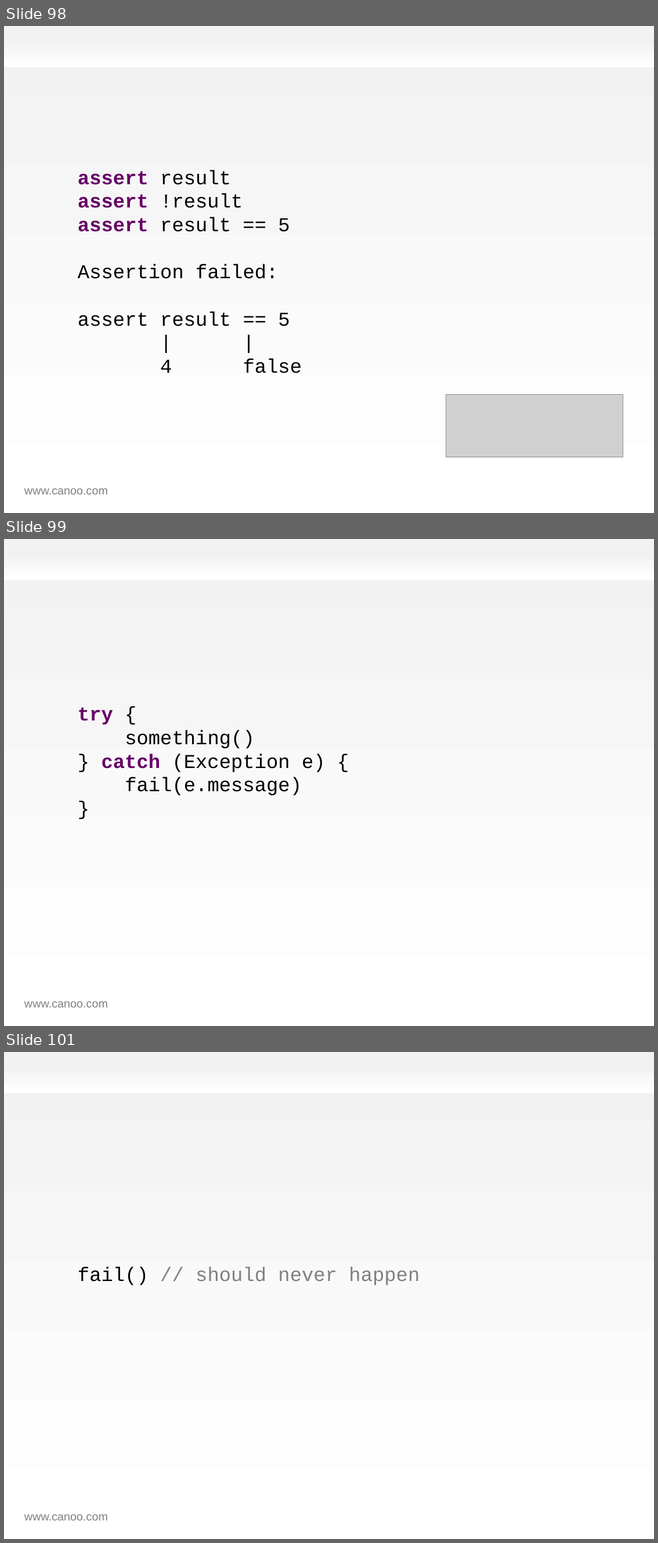
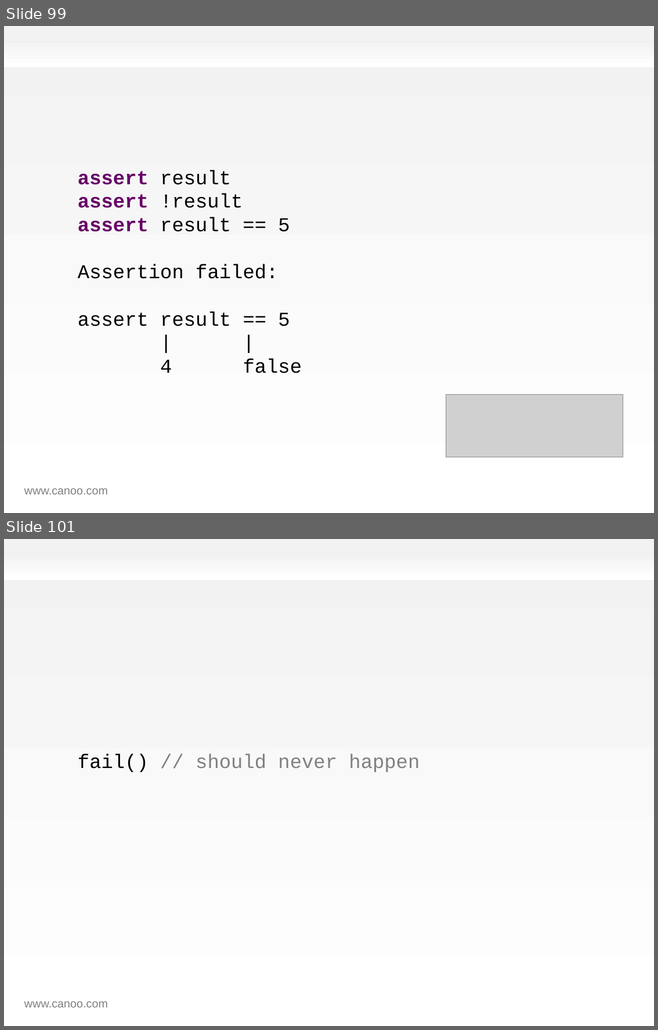
Before and after one commit to HamletDRC/presentations, a slide deck: effectivegroovy/effectivegroovy.odp. Shown one above the other, each under a label of ours: slides 98, 99 and 101 before the commit, slides 99 and 101 after it; the slides between them are not shown. The pictures are 658x1543 and 658x1030 pixels, drawn with LibreOffice and Linux fonts; fonts in the diff are those of the drawing; grey boxes stand for pictures; background and template pictures are left out. Boxes give left, top, right and bottom in pixels: in the first picture for what was removed or moved away, otherwise in the second. Text is boxed around its words. In the diff, an @@ line names an element or a change of style, - is before the commit and + after.

```diff
--- a/effectivegroovy/effectivegroovy.odp
+++ b/effectivegroovy/effectivegroovy.odp
@@ slide 99 removed at box(4, 539, 654, 1026), background gradient #F2F2F2 to #FFFFFF; not listed: 2 template elements that a slide beside it also shows @@
@@ text removed at box(78, 707, 325, 795) @@
-try {
-something()
-} catch (Exception e) {
-fail(e.message)
-}
@@ what was slide 98 is now slide 99 @@
```
Also in this commit, not shown: 3 slides changed, 7 slides added, 1 other slide removed.
